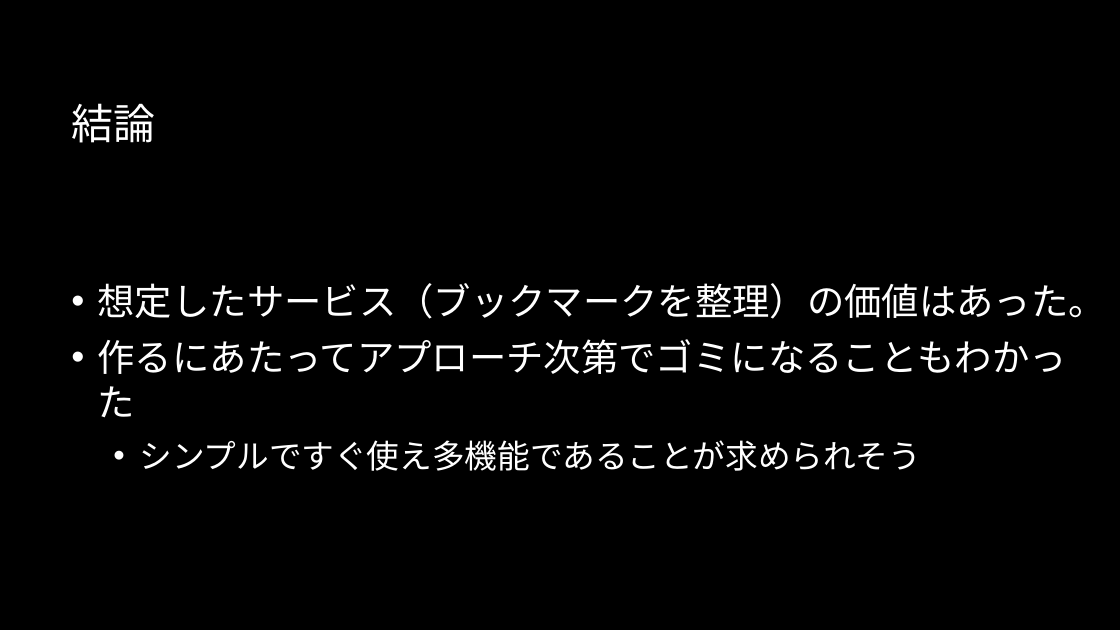
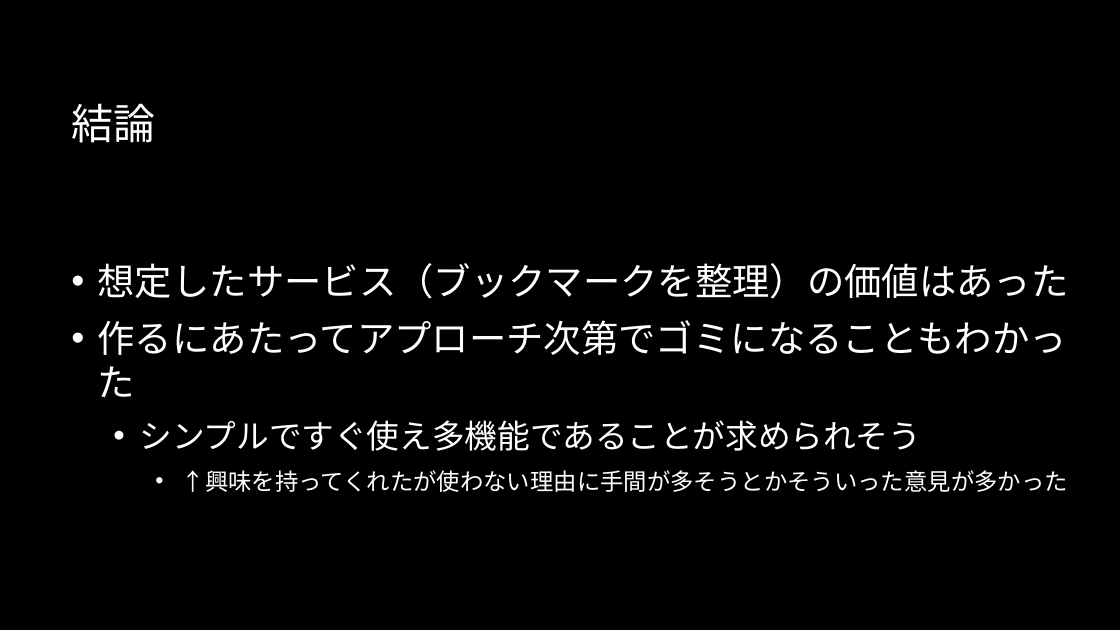
Before and after one commit to Sorarinu/ProjectP2016_F, a slide deck: slide 12 of production-idea/中間発表.pptx (slide 11 before the commit). Drawn at 1120x630 pixels with LibreOffice and Linux fonts; fonts in the diff are those of the drawing; background and template pictures are left out. Boxes give left, top, right and bottom in pixels: in the first picture for what was removed or moved away, otherwise in the second. Text is boxed around its words. In the diff, an @@ line names an element or a change of style, - is before the commit and + after.

```diff
--- a/production-idea/中間発表.pptx
+++ b/production-idea/中間発表.pptx
@@ text at box(98, 263, 1069, 299): text changed @@
-• 想定したサービス（ブックマークを整理）の価値はあった。
+• 想定したサービス（ブックマークを整理）の価値はあった
@@ text at box(182, 470, 1068, 492): paragraph added @@
+    • ↑興味を持ってくれたが使わない理由に手間が多そうとかそういった意見が多かった
```
Also in this commit, not shown: 8 other slides changed, 1 slide added.
